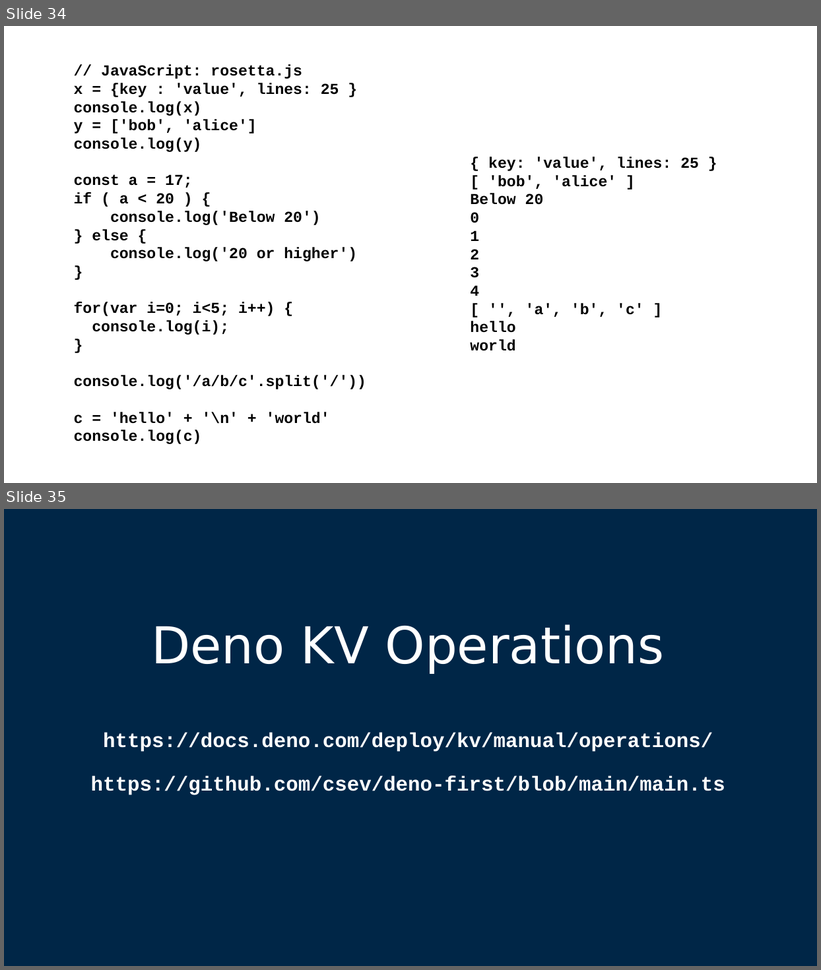
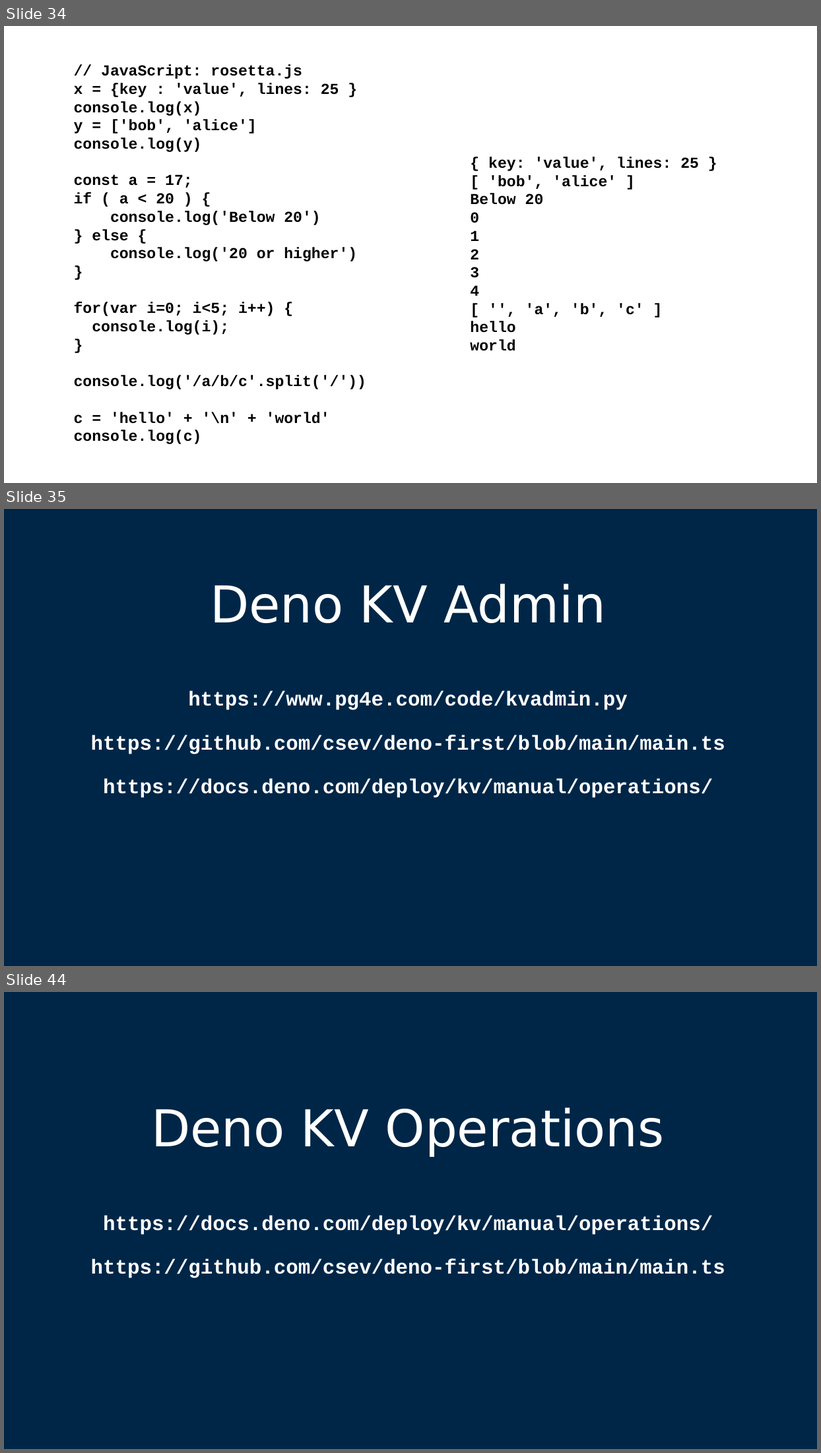
Before and after one commit to csev/pg4e, a slide deck: lectures/07-DenoKV.pptx. Shown one above the other, each under a label of ours: slides 34 and 35 before the commit, slides 34, 35 and 44 after it; the slides between them are not shown. The pictures are 821x970 and 821x1453 pixels, drawn with LibreOffice and Linux fonts; fonts in the diff are those of the drawing. Boxes give left, top, right and bottom in pixels: in the first picture for what was removed or moved away, otherwise in the second. Text is boxed around its words. In the diff, an @@ line names an element or a change of style, - is before the commit and + after.

```diff
--- a/lectures/07-DenoKV.pptx
+++ b/lectures/07-DenoKV.pptx
@@ slide 35 added at (4, 509, 817, 966), background #002647 @@
@@ title added at (91, 584, 725, 798), 24 pt, text #FFFFFF, bold @@
+Deno KV Admin
+https://www.pg4e.com/code/kvadmin.py
+https://github.com/csev/deno-first/blob/main/main.ts
+https://docs.deno.com/deploy/kv/manual/operations/
@@ what was slide 35 is now slide 44 @@
```
Also in this commit, not shown: 1 slide changed, 7 other slides added, 2 other files.
